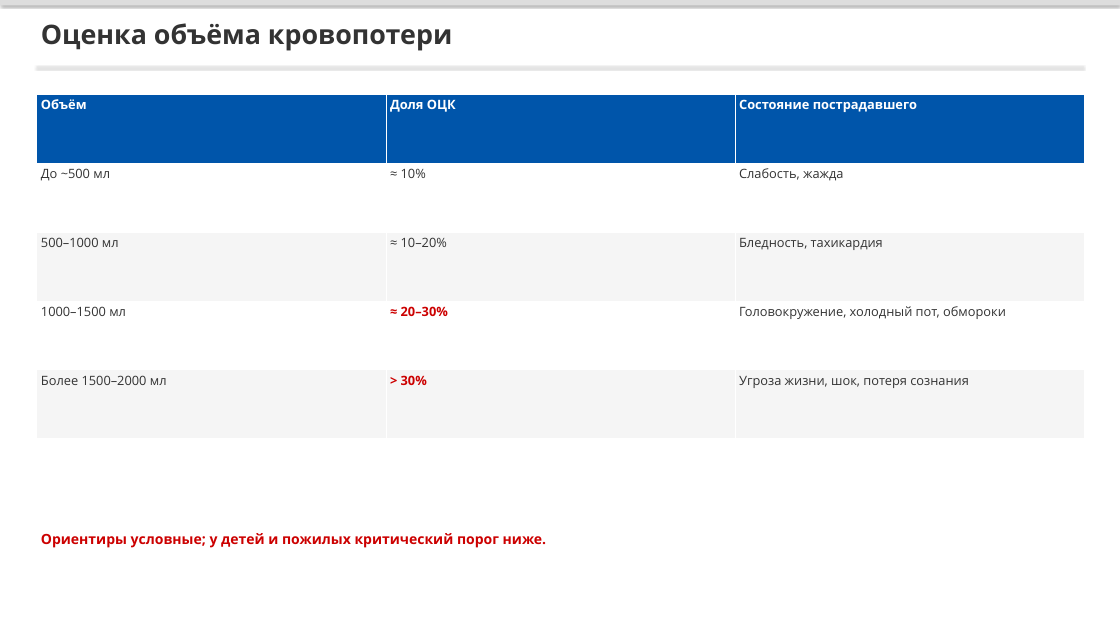
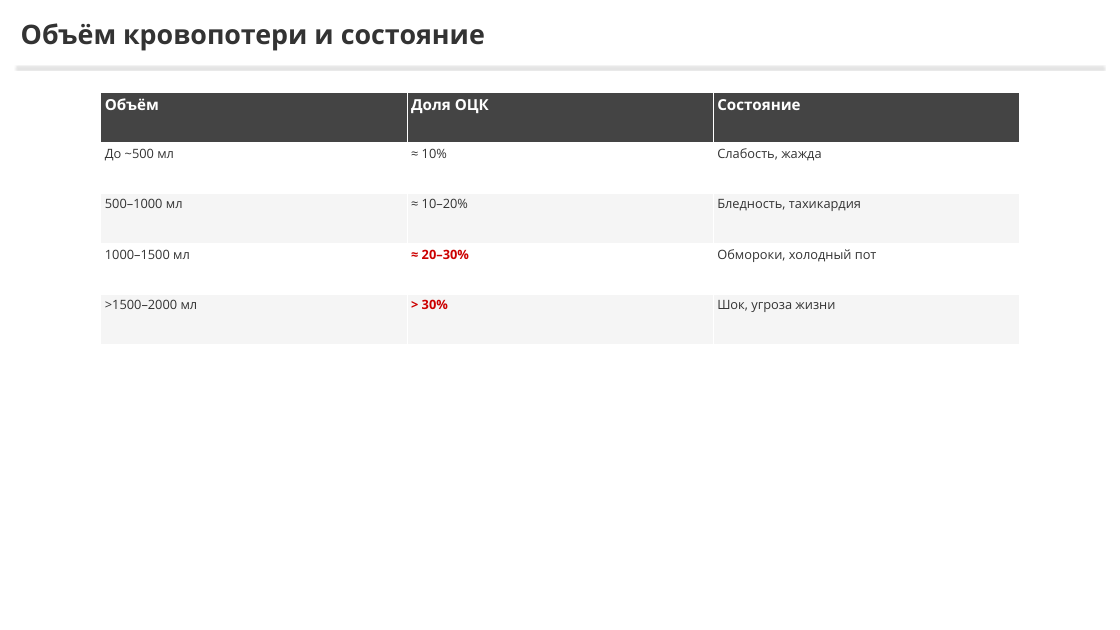
Before and after one commit to lysakalenushka-hash/-, a slide deck: slide 6 of tema2_bleeding/Признаки_наружного_кровотечения.pptx. Drawn at 1120x630 pixels with LibreOffice and Linux fonts; fonts in the diff are those of the drawing. Boxes give left, top, right and bottom in pixels: in the first picture for what was removed or moved away, otherwise in the second. Text is boxed around its words. In the diff, an @@ line names an element or a change of style, - is before the commit and + after.

```diff
--- a/tema2_bleeding/Признаки_наружного_кровотечения.pptx
+++ b/tema2_bleeding/Признаки_наружного_кровотечения.pptx
@@ rectangle removed at (0,0,1120,5) @@
@@ text at (21,23,485,51): text changed @@
-Оценка объёма кровопотери
+Объём кровопотери и состояние
@@ rectangle: place and size @@
-rectangle at (37,67,1083,68)
+rectangle at (16,67,1103,68)
@@ table at (101,92,1019,344) @@
-row 1, column 3: Состояние пострадавшего
+row 1, column 3: Состояние
-row 4, column 3: Головокружение, холодный пот, обмороки
+row 4, column 3: Обмороки, холодный пот
-row 5, column 1: Более 1500–2000 мл
+row 5, column 1: >1500–2000 мл
-row 5, column 3: Угроза жизни, шок, потеря сознания
+row 5, column 3: Шок, угроза жизни
@@ fill #0055AA to #444444 in row 1 @@
@@ size 22 to 26 pt in "Объём", "Доля ОЦК" @@
@@ table: place and size @@
-table at (37,94,1083,438)
+table at (101,92,1019,344)
@@ text removed at (41,533,547,548) @@
-Ориентиры условные; у детей и пожилых критический порог ниже.
```
Also in this commit, not shown: 8 other slides changed, 7 other files.
